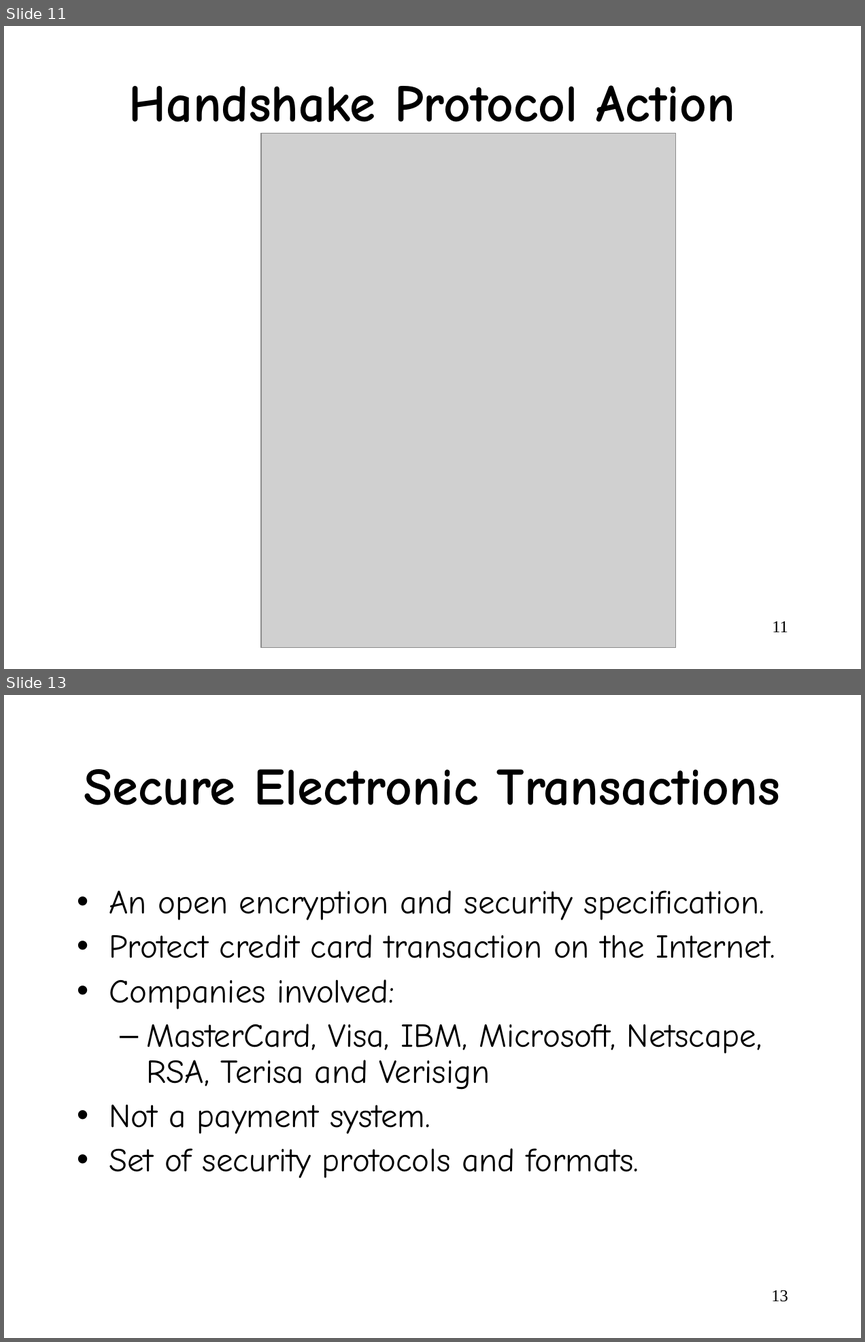
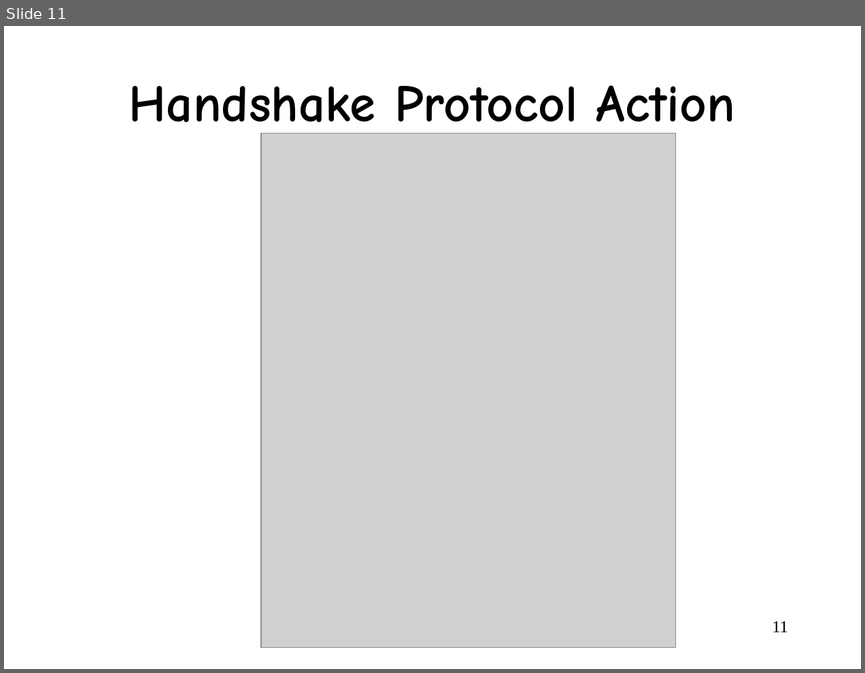
Before and after one commit to wangjin0818/Network_Security, a slide deck: week 08/Chapter 7.ppt. Shown one above the other, each under a label of ours: slides 11 and 13 before the commit, slide 11 after it; the slides between them are not shown. The pictures are 865x1342 and 865x673 pixels, drawn with LibreOffice and Linux fonts; fonts in the diff are those of the drawing; grey boxes stand for pictures. Boxes give left, top, right and bottom in pixels: in the first picture for what was removed or moved away, otherwise in the second. Text is boxed around its words. In the diff, an @@ line names an element or a change of style, - is before the commit and + after.

```diff
--- a/week 08/Chapter 7.ppt
+++ b/week 08/Chapter 7.ppt
@@ slide 13 removed at [4,695,861,1338], background #FFFFFF @@
@@ title removed at [84,769,780,805] @@
-Secure Electronic Transactions
@@ text removed at [109,890,775,1178] @@
-• An open encryption and security specification.
-• Protect credit card transaction on the Internet.
-• Companies involved:
-  – MasterCard, Visa, IBM, Microsoft, Netscape, RSA, Terisa and Verisign
-• Not a payment system.
-• Set of security protocols and formats.
@@ page number removed at [771,1289,788,1302] @@
-13
```
Also in this commit, not shown: 1 slide changed, 18 slides added, 9 other slides removed.
